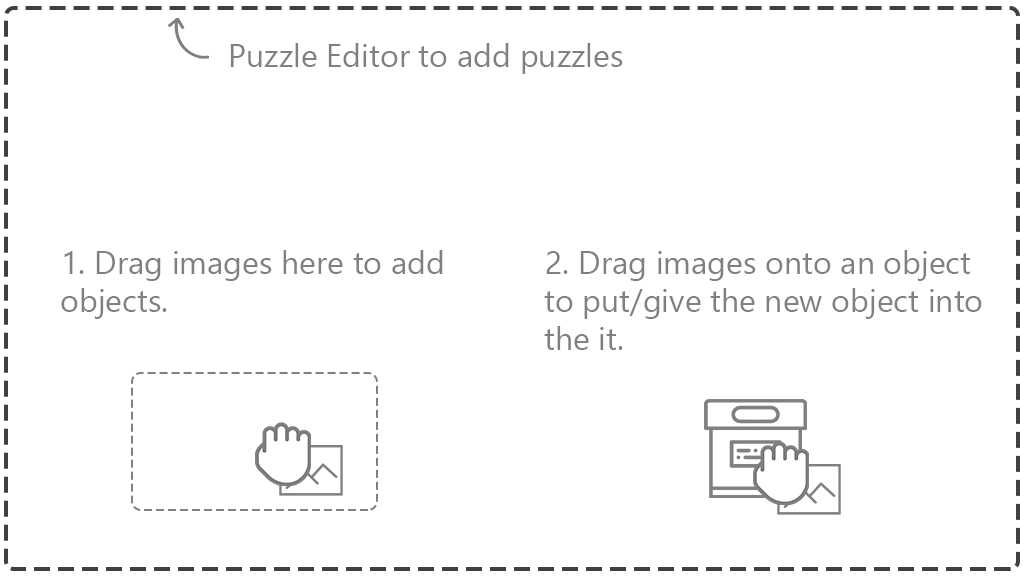
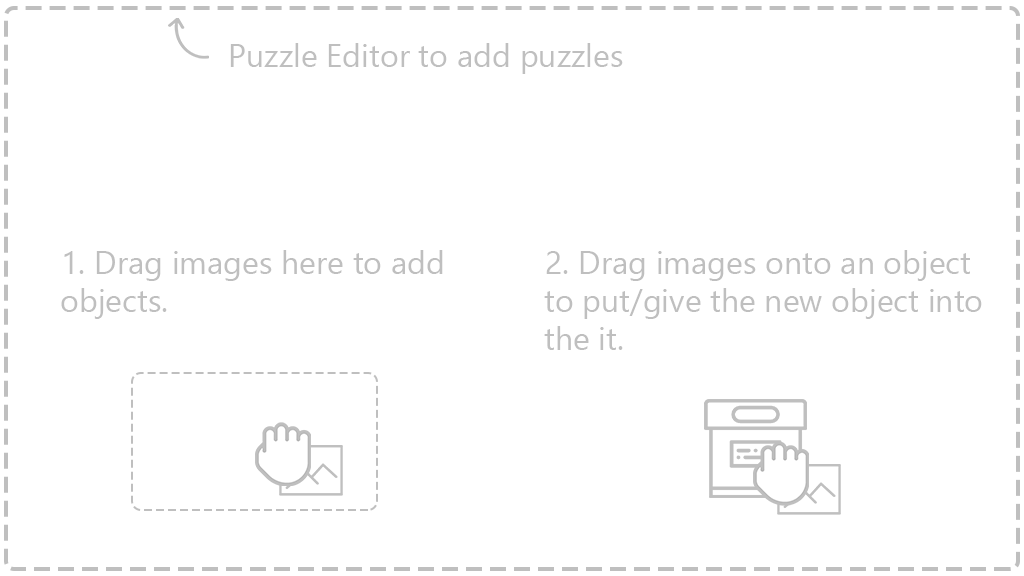
Comparing the layer stacks of the two 1024×576 images. Changes:
painted on "2. Drag images onto an object to put/give the new object into t" over [544,250,982,350]
painted on "drag copy" over [753,441,809,506]
painted on "picture copy" over [777,464,841,515]
painted on "archive" over [704,399,807,498]
painted on "1. Drag images here to add objects." over [61,250,443,319]
painted on "drag" over [255,422,311,486]
painted on "picture" over [279,445,343,496]
painted on "Rounded Rectangle 2", masked it over [131,372,378,511]
painted on "share" over [168,18,209,59]
painted on "Puzzle Editor to add puzzles" over [230,43,623,74]
painted on "Rounded Rectangle 1", masked it over [4,6,1020,571]
